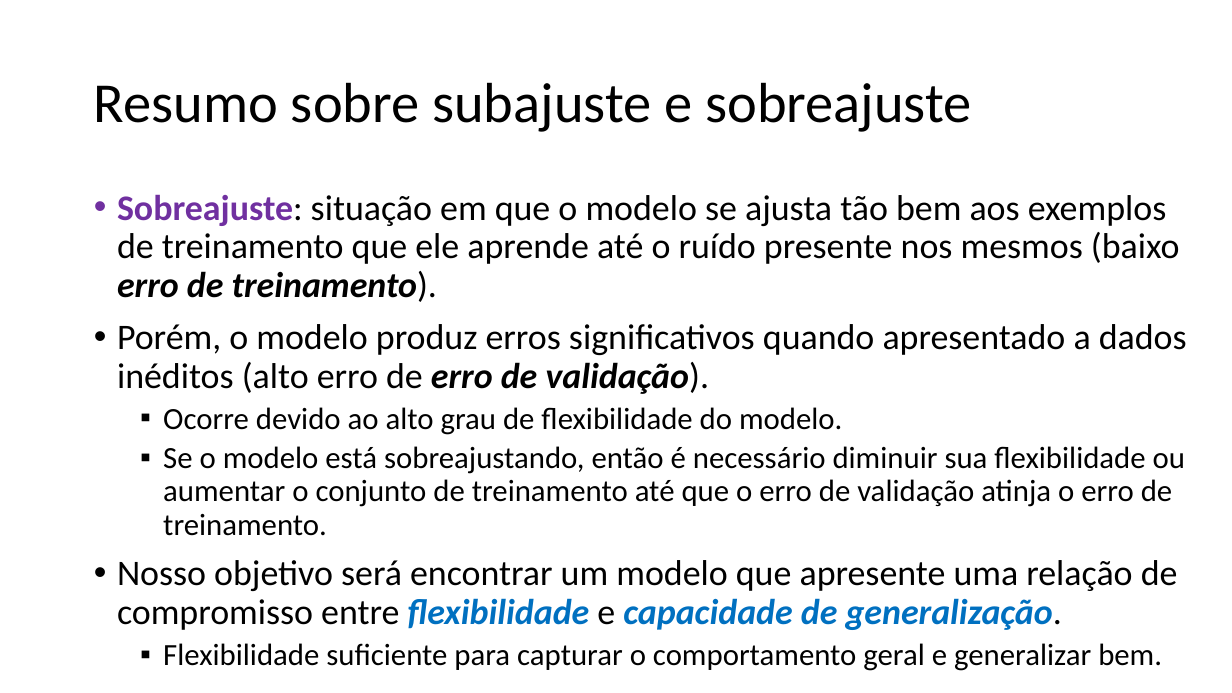
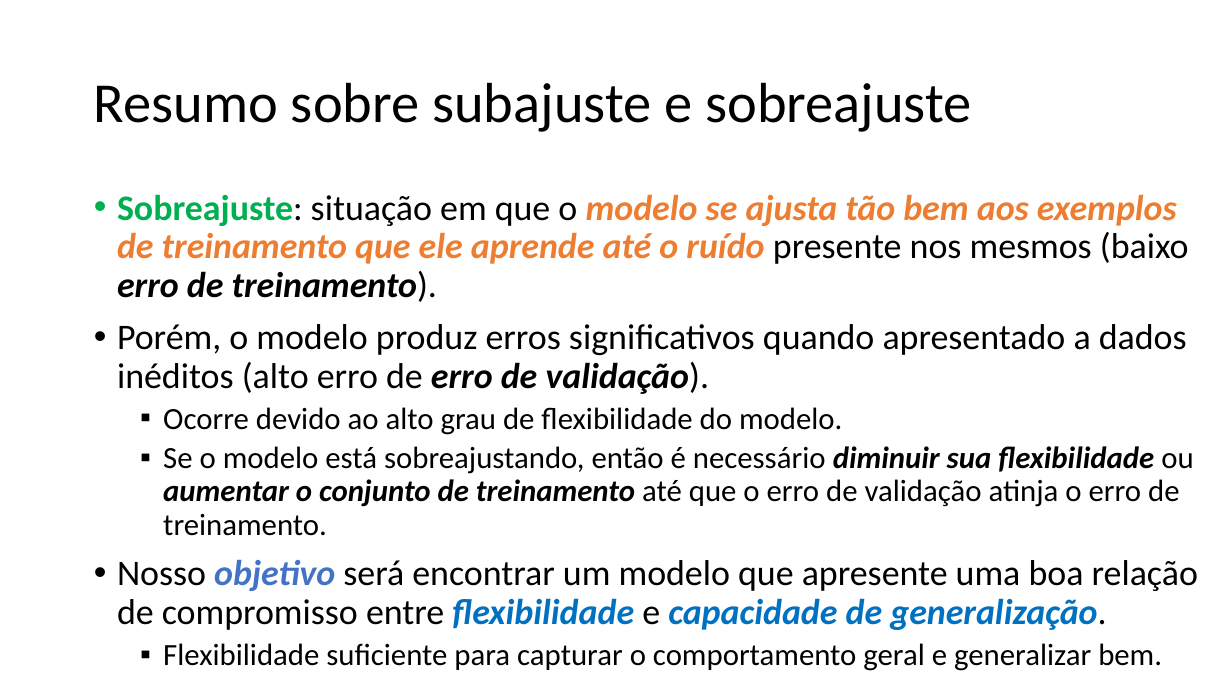
Before and after one commit to zz4fap/t319_aprendizado_de_maquina, a slide deck: slide 30 of slides/T319_Regressão_Linear (Parte IV).pptx (slide 28 before the commit). Drawn at 1232x693 pixels with LibreOffice and Linux fonts; fonts in the diff are those of the drawing. Boxes give left, top, right and bottom in pixels: in the first picture for what was removed or moved away, otherwise in the second. Text is boxed around its words. In the diff, an @@ line names an element or a change of style, - is before the commit and + after.

```diff
--- a/slides/T319_Regressão_Linear (Parte IV).pptx
+++ b/slides/T319_Regressão_Linear (Parte IV).pptx
@@ text at (x1=117, y1=194, x2=1193, y2=536): text colour #7030A0 to #00B050 in "Sobreajuste:"; text colour #000000 to #ED7D31 in "modelo se ajusta tão bem aos exemplos ..."; bold on, italic on in "modelo se ajusta tão bem aos exemplos ...", "diminuir sua flexibilidade aumentar o conjunto de ..." @@
@@ text at (x1=117, y1=559, x2=1198, y2=630): text changed @@
-• Nosso objetivo será encontrar um modelo que apresente uma relação de compromisso entre flexibilidade e capacidade de generalização.
+• Nosso objetivo será encontrar um modelo que apresente uma boa relação de compromisso entre flexibilidade e capacidade de generalização.
```
Also in this commit, not shown: 6 other slides changed, 3 slides added, 1 slide removed, 2 other files.
